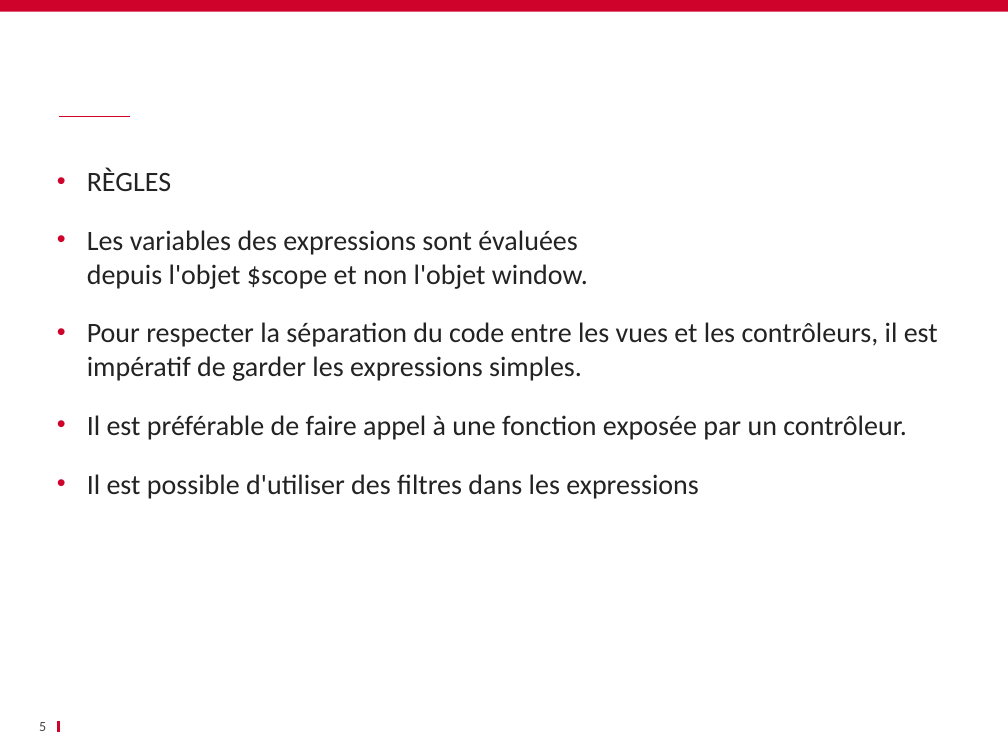
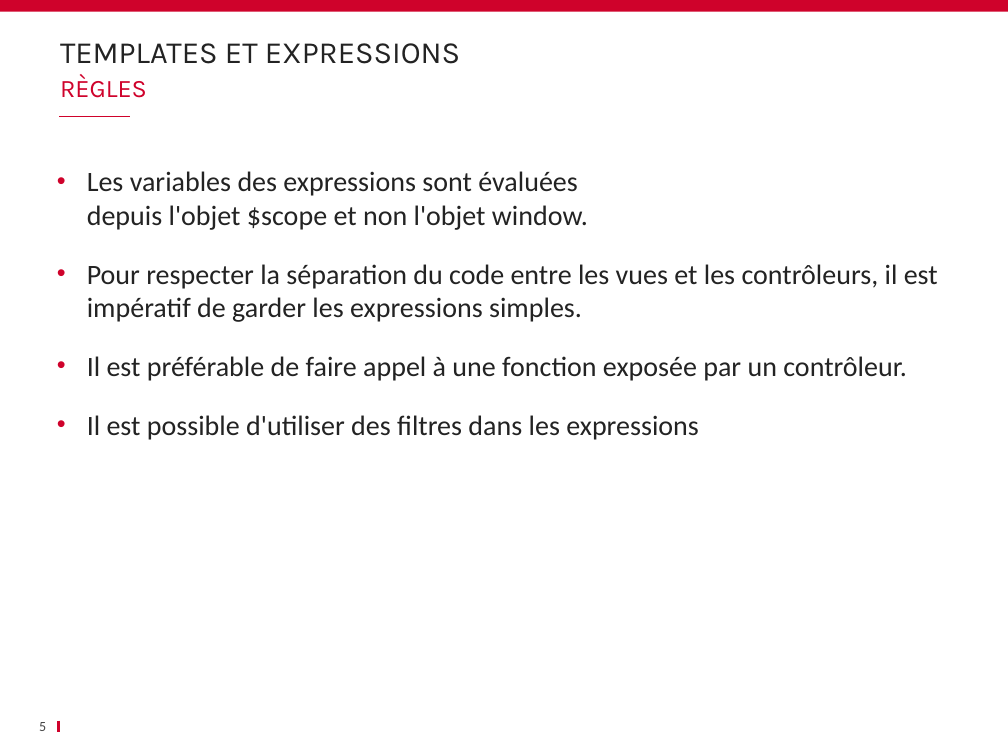
Before and after one commit to schassande/formation-angularjs1, a slide deck: slide 5 of Jour1/03 Premiers pas/03_Premier_pas_AngularJS.pptx. Drawn at 1008x756 pixels with LibreOffice and Linux fonts; fonts in the diff are those of the drawing; background and template pictures are left out. Boxes give left, top, right and bottom in pixels: in the first picture for what was removed or moved away, otherwise in the second. Text is boxed around its words. In the diff, an @@ line names an element or a change of style, - is before the commit and + after.

```diff
--- a/Jour1/03 Premiers pas/03_Premier_pas_AngularJS.pptx
+++ b/Jour1/03 Premiers pas/03_Premier_pas_AngularJS.pptx
@@ title added at (60, 43, 460, 64), 22 pt, text #232323 @@
+TEMPLATES ET EXPRESSIONS
@@ text added at (60, 74, 147, 98), 18 pt, text #CF022B @@
+RÈGLES
@@ text at (87, 168, 171, 191): paragraph removed @@
-• RÈGLES
```
Also in this commit, not shown: 9 other slides changed, 4 slides removed, 1 other file.
